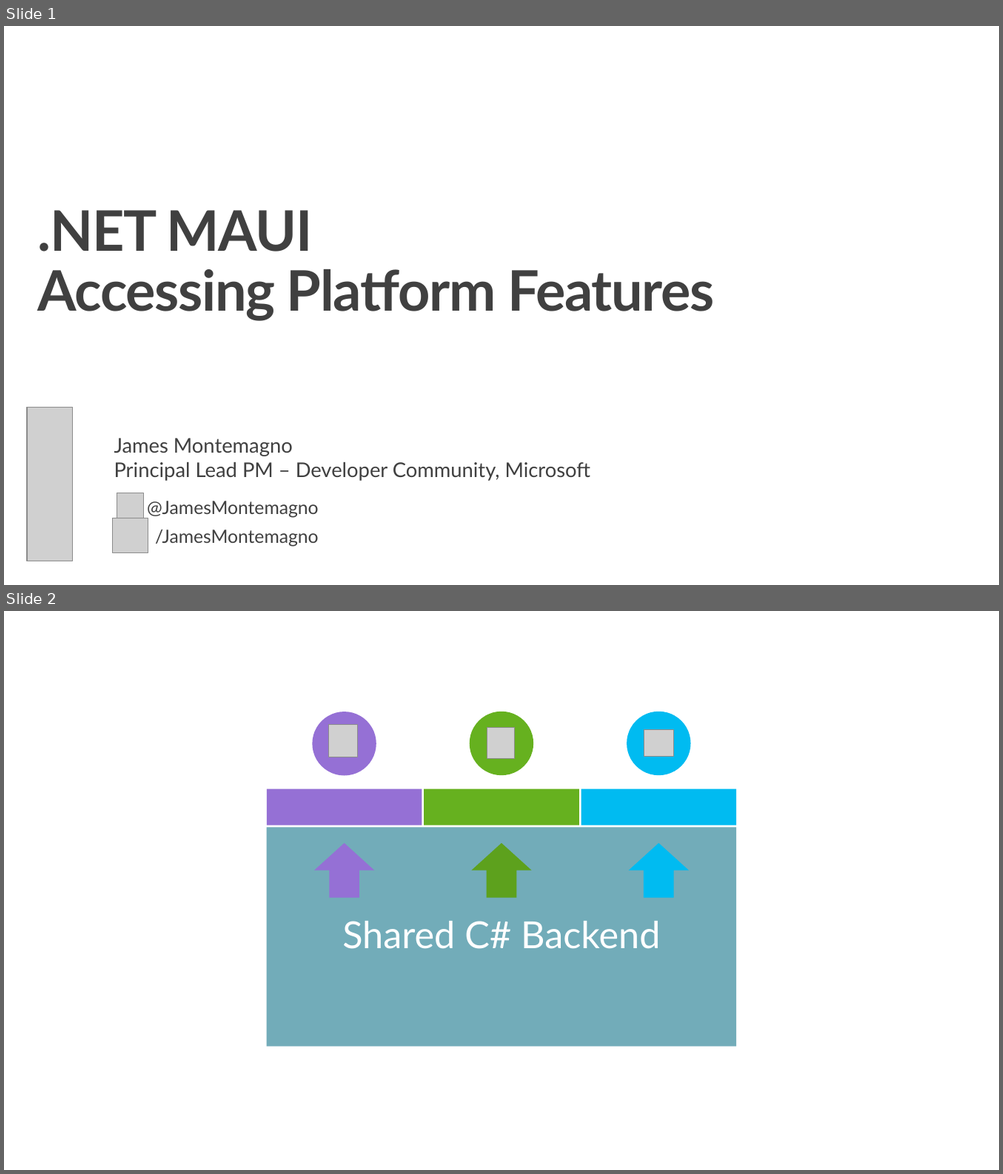
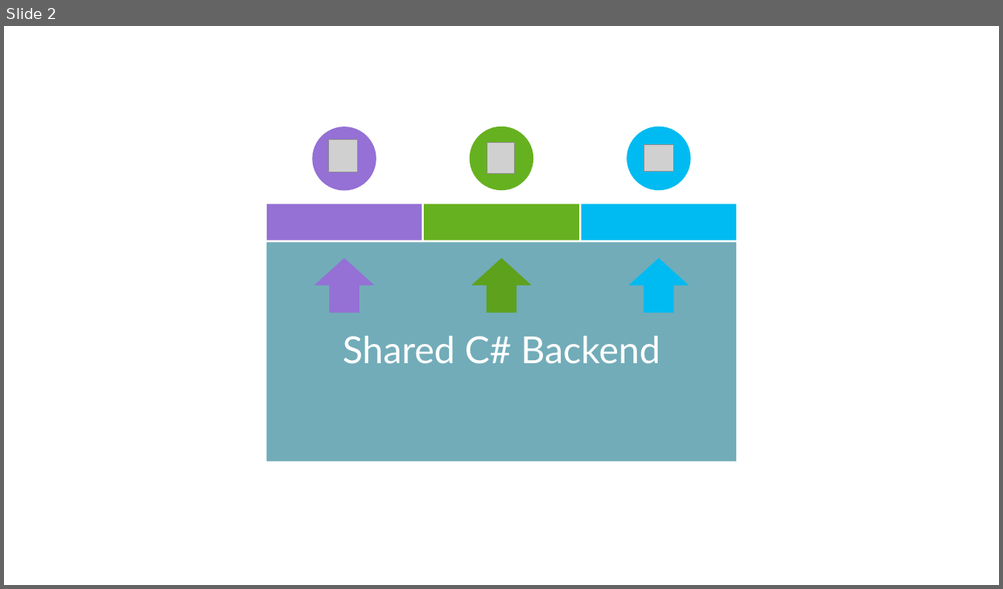
Before and after one commit to dotnet-presentations/dotnet-maui-workshop, a slide deck: Slides/Workshop4 - Accessing Platform Features.pptx. Shown one above the other, each under a label of ours: slides 1 and 2 before the commit, slide 2 after it. The pictures are 1003x1174 and 1003x589 pixels, drawn with LibreOffice and Linux fonts; fonts in the diff are those of the drawing; grey boxes stand for pictures; background and template pictures are left out. Boxes give left, top, right and bottom in pixels: in the first picture for what was removed or moved away, otherwise in the second. Text is boxed around its words. In the diff, an @@ line names an element or a change of style, - is before the commit and + after.

Commit message:
Buncha slide updates! (#136)
* Fixing part 0 slides inc removing the montemagno branding, old dotnet 6 stuff, updated design

* updating part 1 slides

* slide updates and deleting old junk

* moar slide updates

* re-adding part 5 lol

* shrink slides

---------

```diff
--- a/Slides/Workshop4 - Accessing Platform Features.pptx
+++ b/Slides/Workshop4 - Accessing Platform Features.pptx
@@ slide 1 removed at (4, 26, 999, 585), background #FFFFFF @@
@@ title removed at (38, 210, 714, 321) @@
-.NET MAUI
-Accessing Platform Features
@@ picture removed at (27, 407, 73, 562) @@
@@ text removed at (114, 438, 591, 481) @@
-James Montemagno
-Principal Lead PM – Developer Community, Microsoft
@@ picture removed at (116, 493, 144, 520) @@
@@ text removed at (147, 501, 318, 547) @@
-@JamesMontemagno
-/JamesMontemagno
@@ picture removed at (112, 518, 148, 554) @@
```
Also in this commit, not shown: 1 slide changed, 2 slides added, 1 other slide removed, 5 other files.
